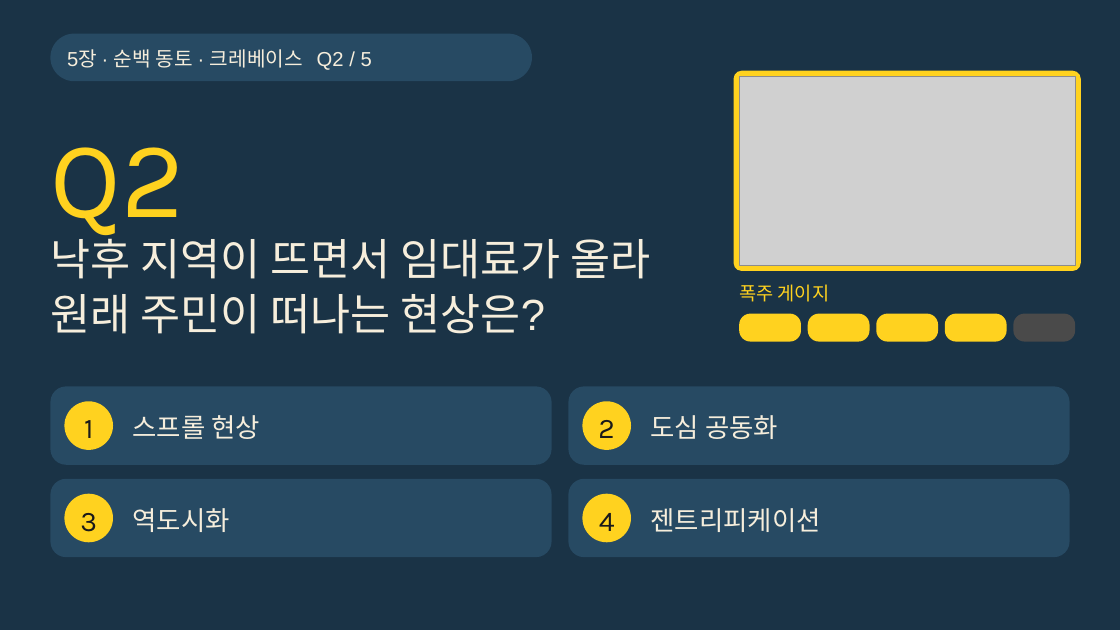
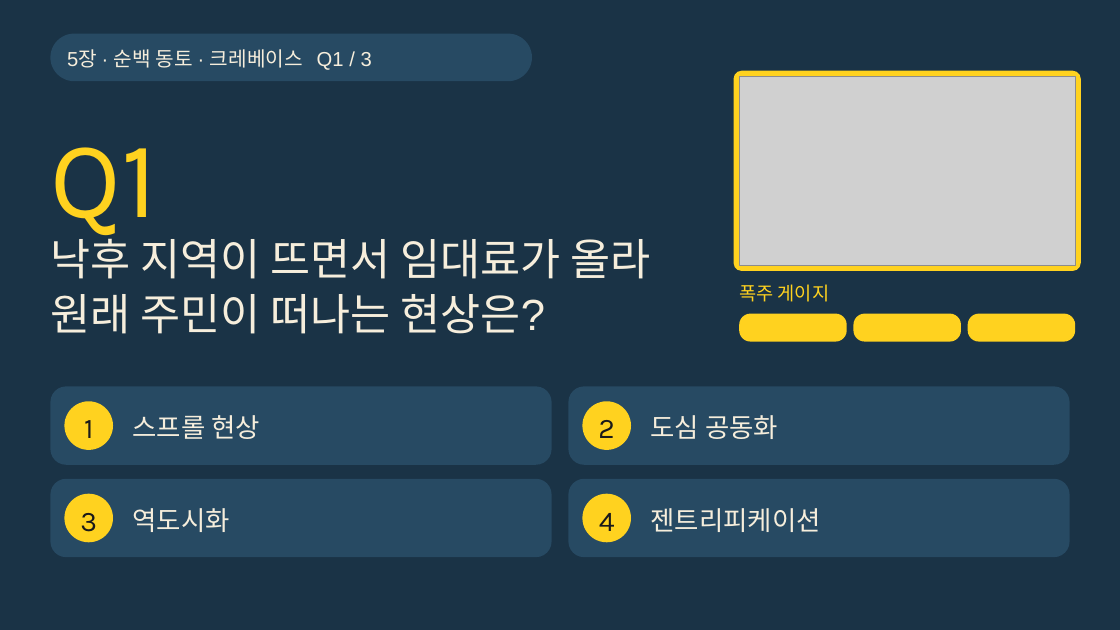
Before and after one commit to choivoo/-, a slide deck: slide 59 of 레전드_히스이_대모험_주거와도시.pptx (slide 83 before the commit). Drawn at 1120x630 pixels with LibreOffice and Linux fonts; fonts in the diff are those of the drawing; grey boxes stand for pictures. Boxes give left, top, right and bottom in pixels: in the first picture for what was removed or moved away, otherwise in the second. Text is boxed around its words. In the diff, an @@ line names an element or a change of style, - is before the commit and + after.

```diff
--- a/레전드_히스이_대모험_주거와도시.pptx
+++ b/레전드_히스이_대모험_주거와도시.pptx
@@ text at <box>67,49,372,70</box>: text changed @@
-5장 · 순백 동토 · 크레베이스 Q2 / 5
+5장 · 순백 동토 · 크레베이스 Q1 / 3
@@ text at <box>50,147,157,243</box>: text changed @@
-Q2
+Q1
@@ rounded rectangle: place and size @@
-rounded rectangle at <box>739,314,801,342</box>
+rounded rectangle at <box>739,314,847,342</box>
@@ rounded rectangle removed at <box>808,314,869,342</box> @@
@@ rounded rectangle: place and size @@
-rounded rectangle at <box>876,314,938,342</box>
+rounded rectangle at <box>853,314,961,342</box>
@@ rounded rectangle: place and size @@
-rounded rectangle at <box>945,314,1006,342</box>
+rounded rectangle at <box>968,314,1075,342</box>
@@ rounded rectangle removed at <box>1014,314,1075,342</box> @@
```
Also in this commit, not shown: 46 other slides changed, 29 slides removed.
